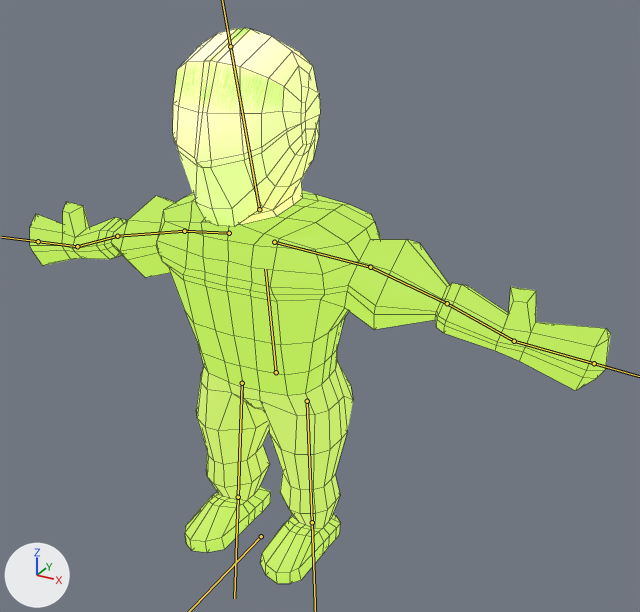
The FBX model Tactics/assets/models/body.fbx: old version first, new version second.
Camera for both pictures: a camera (50 mm lens) standing at (0.896, -1.354, 1.274) and looking at (0.108, 0.078, 0.558). Arrows for +X, +Y and +Z are at lower left; the lights stay in place. The bones that bend it are drawn over the model as lines. Mesh edges are drawn as thin lines.

The first picture shows 'Body'.
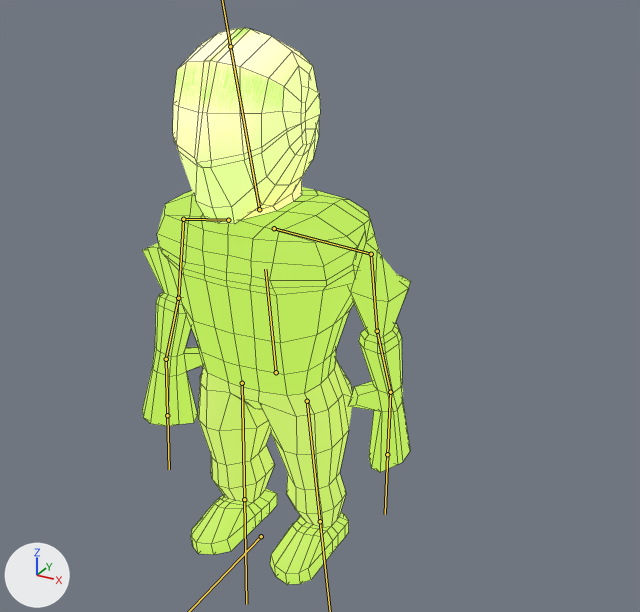
The newer file adds an action. The first version stands in its rest pose; the second is drawn at frame 10 of the action 'Armature|Idle'.

Boxes [x1, y1, x2, y2] around the edits, measured in the pictures (640 x 612 px):
'Body', posed (54% narrower)
    before: [30, 28, 611, 584]
    after: [142, 28, 411, 585]
bone 'UArm.R', root to tip
    before: (274, 242) to (370, 267)
    after: (274, 228) to (371, 254)
bone 'LArm.R', root to tip
    before: (370, 267) to (447, 303)
    after: (371, 254) to (377, 331)
bone 'Hand.R', root to tip
    before: (447, 303) to (514, 341)
    after: (377, 331) to (390, 392)
bone 'Hand.R.001', root to tip
    before: (514, 341) to (594, 363)
    after: (390, 392) to (387, 454)
bone 'UArm.L', root to tip
    before: (229, 233) to (184, 231)
    after: (228, 220) to (183, 219)
bone 'LArm.L', root to tip
    before: (184, 231) to (117, 236)
    after: (183, 219) to (178, 298)
bone 'Hand.L', root to tip
    before: (117, 236) to (77, 246)
    after: (178, 298) to (166, 359)
bone 'Hand.L.001', root to tip
    before: (77, 246) to (38, 241)
    after: (166, 359) to (167, 415)
bone 'Leg.R', root to tip
    before: (307, 401) to (312, 522)
    after: (307, 401) to (320, 521)
bone 'Leg.L', root to tip
    before: (242, 383) to (238, 497)
    after: (242, 383) to (244, 499)

The edits, one by one:
Bone 'UArm.R' (bone_uarm_r) moves from (0.0, 0.0, 0.0) to (-1.4, -0.7, -2.2).
Bone 'LArm.R' (bone_larm_r) turns from (0, 0, 0) to (-106, 0, -140) degrees about its own x, y and z.
Bone 'Hand.R' (bone_hand_r) turns from (0, 0, 0) to (3, 0, 0) degrees about its own x, y and z.
Bone 'Hand.R.001' (bone_hand_r_001) turns from (0, 0, 0) to (0, -45, -2) degrees about its own x, y and z.
Bone 'UArm.L' (bone_uarm_l) moves from (0.0, 0.0, 0.0) to (1.4, -0.7, -2.2).
Bone 'LArm.L' (bone_larm_l) turns from (0, 0, 0) to (-106, 0, -140) degrees about its own x, y and z.
Bone 'Hand.L' (bone_hand_l) turns from (0, 0, 0) to (1, -2, 6) degrees about its own x, y and z.
Bone 'Hand.L.001' (bone_hand_l_001) turns from (0, 0, 0) to (1, -1, 16) degrees about its own x, y and z.
Bone 'Leg.R' (bone_leg_r) turns from (0, 0, 0) to (3, 0, -2) degrees about its own x, y and z.
Bone 'Leg.L' (bone_leg_l) turns from (0, 0, 0) to (1, 1, -3) degrees about its own x, y and z.
